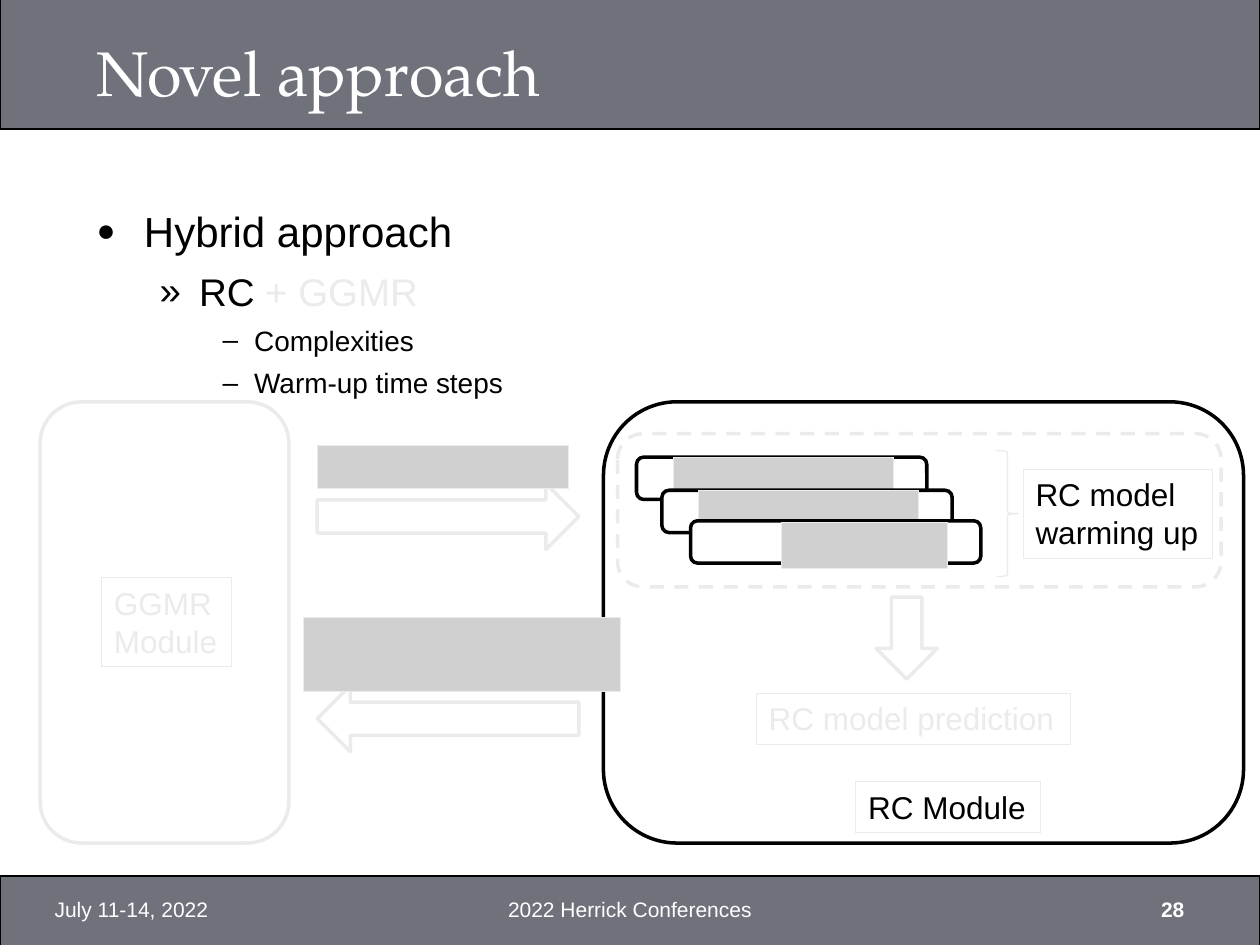
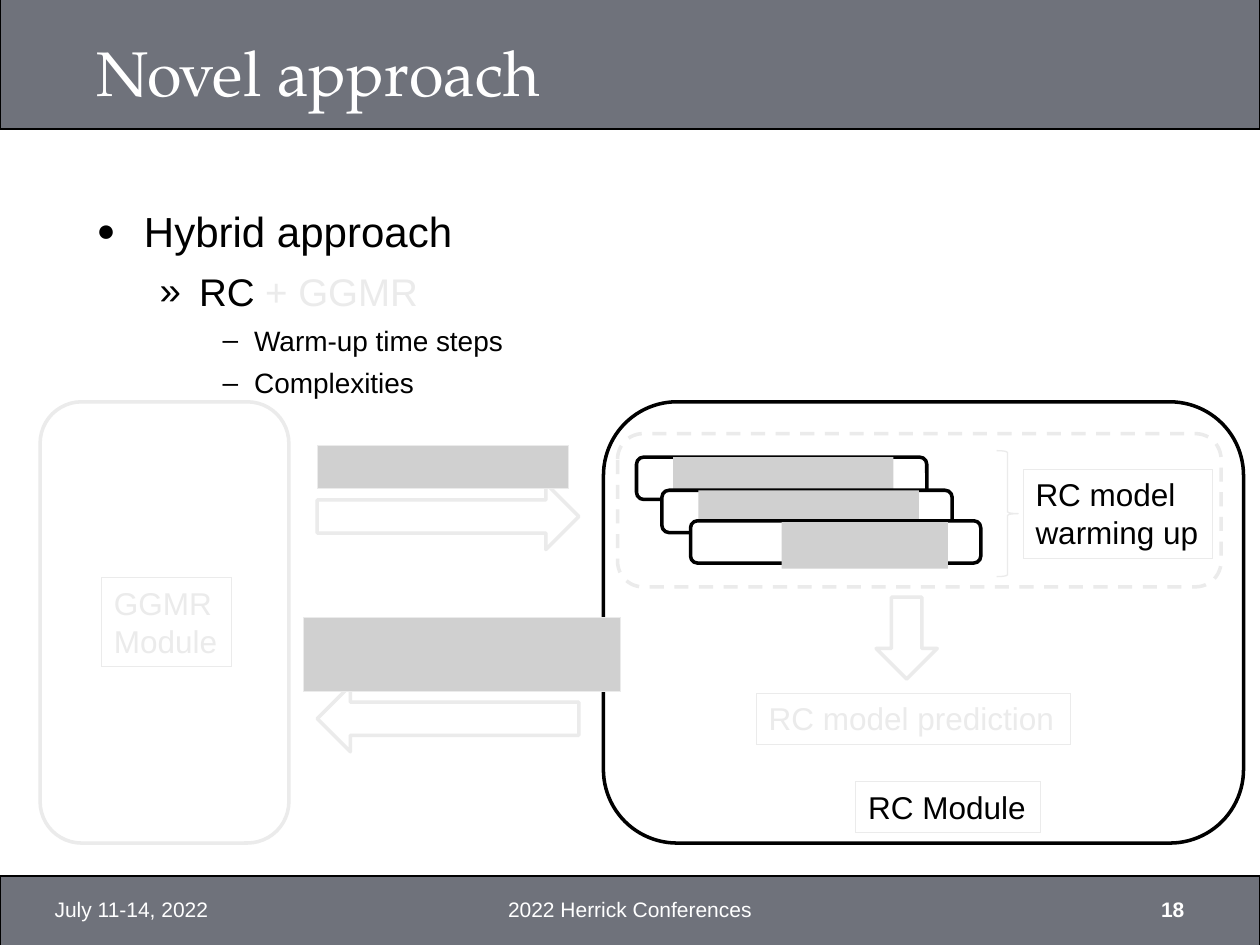
Before and after one commit to xixihaha1995/Hybrid_RC_GGMR, a slide deck: slide 18 of Final/TODO_Recordings.pptx (slide 28 before the commit). Drawn at 1260x945 pixels with LibreOffice and Linux fonts; fonts in the diff are those of the drawing; grey boxes stand for pictures; background and template pictures are left out. Boxes give left, top, right and bottom in pixels: in the first picture for what was removed or moved away, otherwise in the second. Text is boxed around its words. In the diff, an @@ line names an element or a change of style, - is before the commit and + after.

Commit message:
time for new abstract

```diff
--- a/Final/TODO_Recordings.pptx
+++ b/Final/TODO_Recordings.pptx
@@ text at bbox=[254, 330, 503, 356]: paragraph added @@
+    – Warm-up time steps
@@ text at bbox=[254, 372, 503, 398]: paragraph removed @@
-    – Warm-up time steps
@@ page number at bbox=[1161, 902, 1184, 917]: text changed @@
-28
+18
```
Also in this commit, not shown: 19 other slides changed, 17 slides removed, 2 other files.
